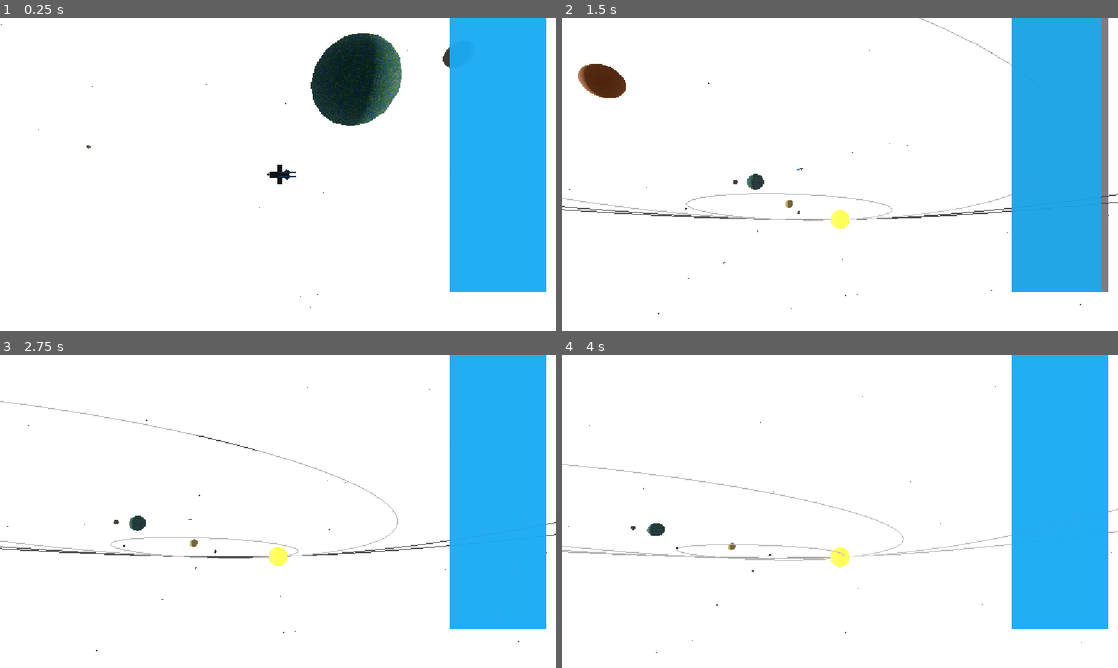
Above: before the commit, frames 1-4 (two rows, left to right).
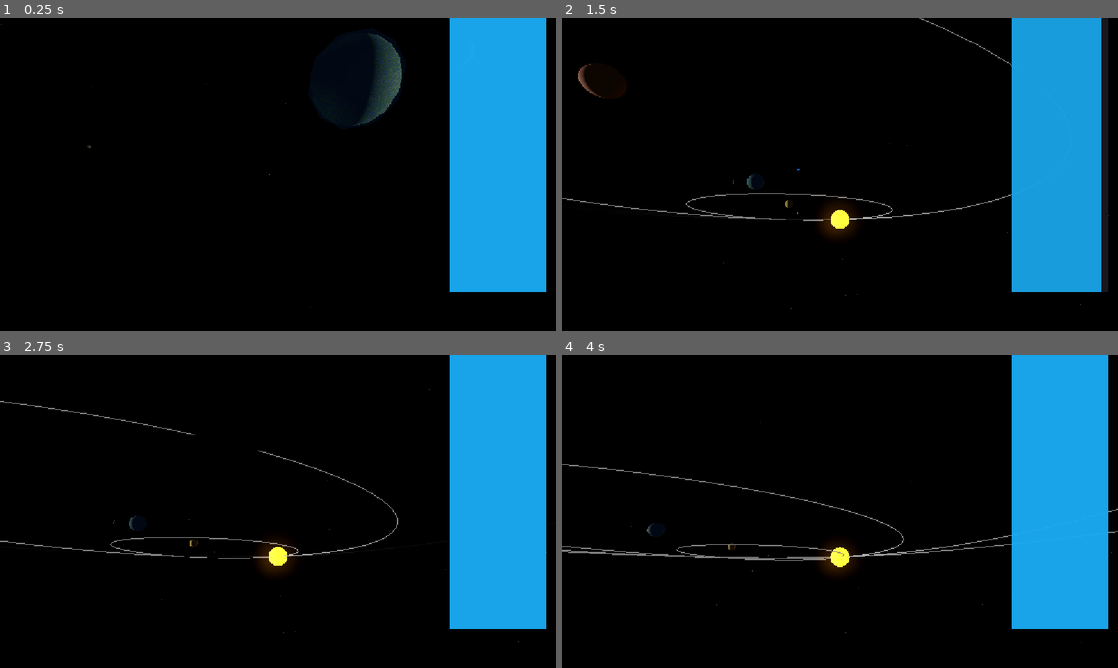
Above: after the commit, the same moments.

Repository: techmore/swarndefense
Game: Godot game, scene res://scenes/core/world.tscn
Two runs of this game, one before a commit and one after it. Both use one fixed random seed, a clock stepped at 60 frames per second and the inputs below. This scene is started directly instead of the project's main scene.
Inputs (mouse positions are in pixels of both pictures, inside the frame that each line leads up to):
- Up to frame 1 (0.25 s): no input
- Up to frame 2 (1.5 s): tap Enter at 0.5 s; move the mouse to (962, 158) at 0.52 s; hold D (move_right) 0.53-1.28 s; hold Space (boost) 0.53-1.28 s; click (962, 158) at 0.67 s; move the mouse to (812, 174) at 1.27 s; hold W (move_forward) from 1.28 s (still down); tap F (interact) at 1.35 s
- Up to frame 3 (2.75 s): keep holding W (move_forward); move the mouse to (289, 505) at 2.02 s; press the mouse at (289, 505) at 2.03 s
- Up to frame 4 (4 s): keep holding W (move_forward); move the mouse to (834, 517) at 2.77 s; release the mouse at (834, 517) at 2.78 s; tap Mouse wheel down (zoom_in) at 2.85 s; click (834, 517) at 2.92 s; move the mouse to (878, 514) at 3.52 s; tap Mouse wheel up (zoom_out) at 3.6 s

The runs differ from the first frame. In frame 1, 85% of the frame differs, in the area x 0-100%, y 0-100%; in frame 2, 86%; in frame 3, 85%; in frame 4, 85%.

Commit message:
fix: enable BG_SKY mode and correct star material property
- background_mode set to Environment.BG_SKY so the procedural sky shader
  actually renders (was BG_COLOR=0, flat color only)
- StandardMaterial3D.use_vertex_color -> vertex_color_use_as_albedo (Godot 3->4)

Diff:
--- a/swarm-defense/scenes/core/world.gd
+++ b/swarm-defense/scenes/core/world.gd
@@ -26,6 +26,7 @@
 		sky.sky_material = mat
 		we.environment.sky = sky
 		we.environment.sky_custom_fov = 120.0
+		we.environment.background_mode = Environment.BG_SKY
 
 func _setup_asteroid_field() -> void:
 	var field = AsteroidField.new()
@@ -51,7 +52,7 @@
 	mm.mesh.radial_segments = 4
 
 	var mat = StandardMaterial3D.new()
-	mat.use_vertex_color = true
+	mat.vertex_color_use_as_albedo = true
 	mat.emission_enabled = true
 	mat.shading_mode = BaseMaterial3D.SHADING_MODE_UNSHADED
 	mm.mesh.surface_set_material(0, mat)
